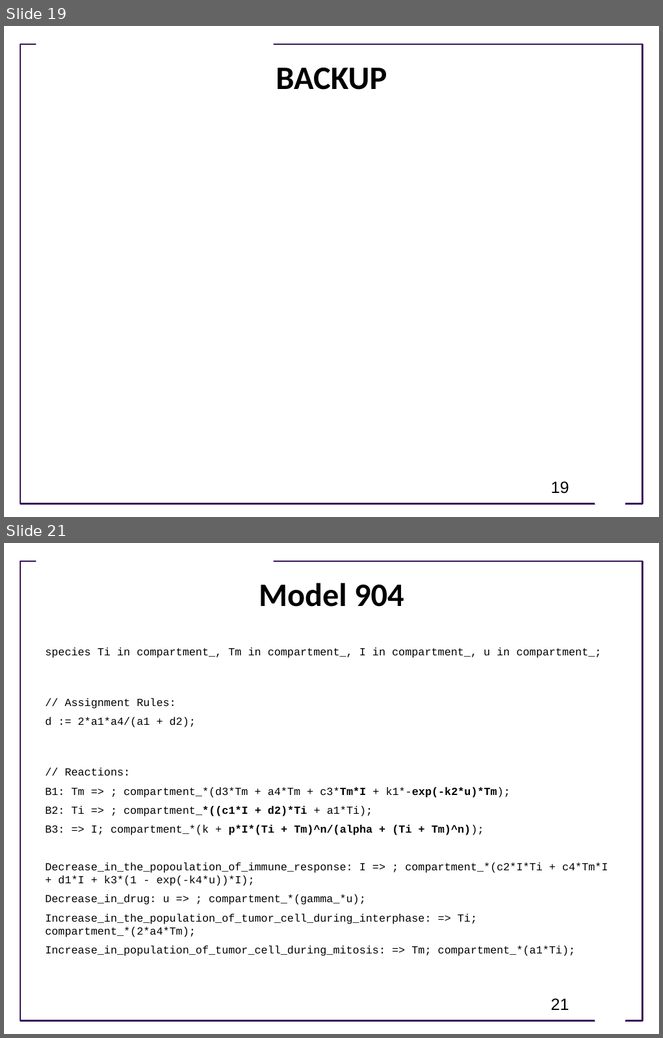
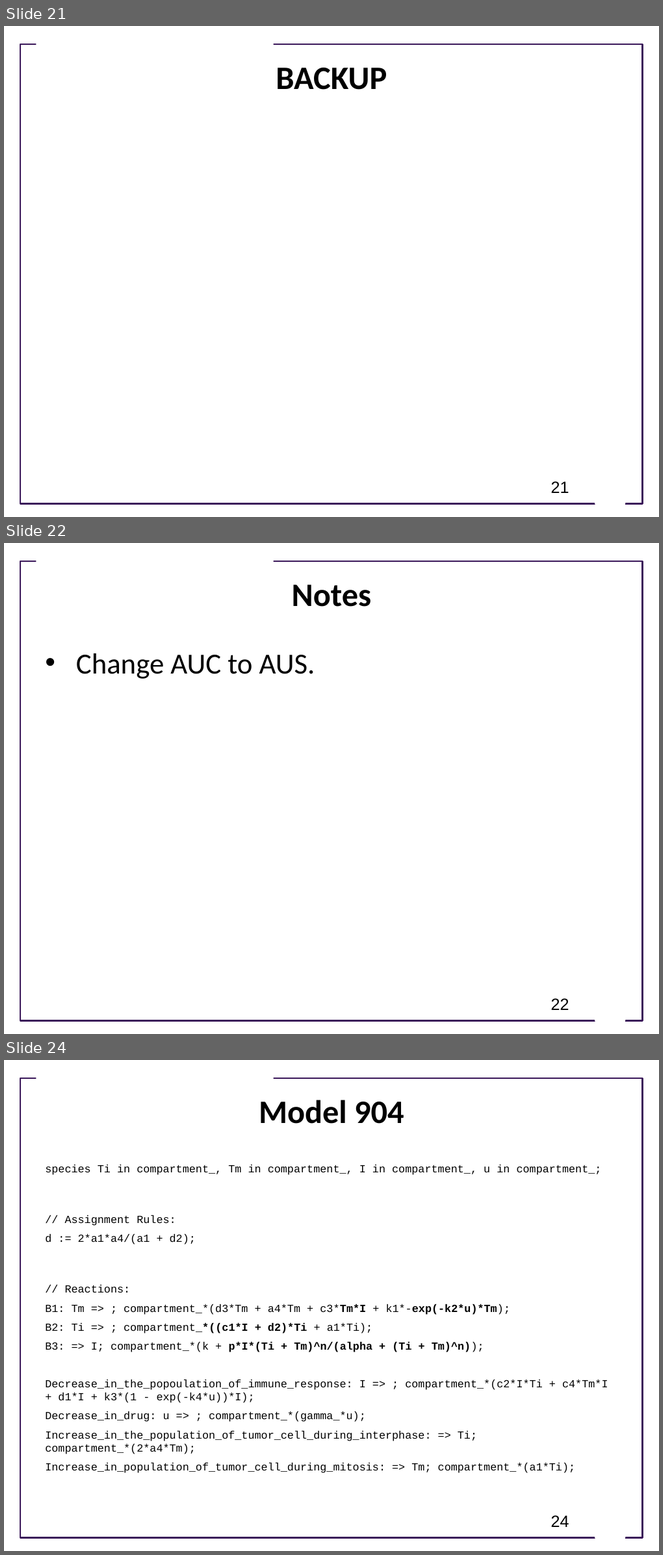
Before and after one commit to joseph-hellerstein/biomodels_linearity, a slide deck: docs/How Nonlinear is BioModels.pptx. Shown one above the other, each under a label of ours: slides 19 and 21 before the commit, slides 21, 22 and 24 after it; the slides between them are not shown. The pictures are 663x1038 and 663x1555 pixels, drawn with LibreOffice and Linux fonts; fonts in the diff are those of the drawing; background and template pictures are left out. Boxes give left, top, right and bottom in pixels: in the first picture for what was removed or moved away, otherwise in the second. Text is boxed around its words. In the diff, an @@ line names an element or a change of style, - is before the commit and + after.

```diff
--- a/docs/How Nonlinear is BioModels.pptx
+++ b/docs/How Nonlinear is BioModels.pptx
@@ slide 22 added at [4,543,659,1034], background #FFFFFF; not listed: 3 template elements that a slide beside it also shows @@
@@ title added at [292,585,372,607], 36 pt, text #000000, bold @@
+Notes
@@ text added at [76,653,315,679], 32 pt, text #000000 @@
+• Change AUC to AUS.
@@ page number added at [551,999,570,1010], 18 pt, text #000000 @@
+22
@@ what was slide 19 is now slide 21 @@
@@ page number at [551,482,570,493]: text changed @@
-19
+21
@@ what was slide 21 is now slide 24 @@
@@ page number at [551,1516,570,1527]: text changed @@
-21
+24
```
Also in this commit, not shown: 13 slides changed, 5 other slides added, 1 slide removed, 3 other files.
